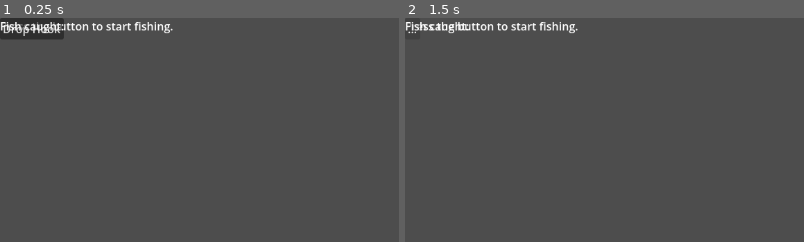
Above: before the commit, frames 1-2 (left to right).
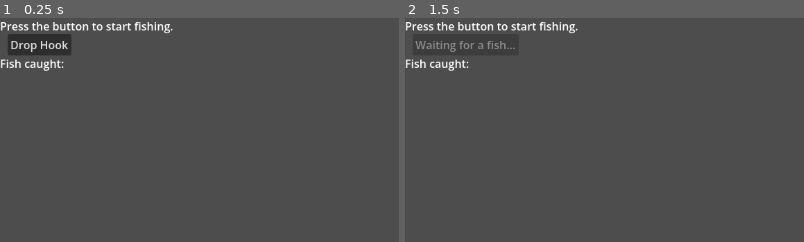
Above: after the commit, the same moments.

Repository: fehudma/godot_projects
Game: Godot game, scene res://Scenes/Main.tscn
Two runs of this game, one before a commit and one after it. Both use one fixed random seed, a clock stepped at 60 frames per second and the inputs below.
Inputs (mouse positions are % of the whole screen's width and height, from its top left):
- Up to frame 1 (0.25 s): no input
- Up to frame 2 (1.5 s): click "Drop Hook" at 0.5 s; click (1, 2) at 1.25 s, where only the run before the commit has a clickable "..."
The pictures show only the part of the screen within x 0-50%, y 0-50%; the shares and areas given below are measured in that part.

The runs differ from the first frame. In frame 1, 2.3% of the frame differs, in the area x 0-18%, y 0-24%; in frame 2, 0.9%.

Commit message:
added timer until bite starts

Diff:
--- a/Scenes/Main.tscn
+++ b/Scenes/Main.tscn
@@ -17,14 +17,23 @@
 
 [node name="ActionButton" type="Button" parent="." unique_id=270715807]
 layout_mode = 0
-offset_right = 8.0
-offset_bottom = 8.0
+offset_left = 11.0
+offset_top = 23.0
+offset_right = 103.0
+offset_bottom = 54.0
 text = "Drop Hook"
 
 [node name="ScoreLabel" type="Label" parent="." unique_id=1125970195]
 layout_mode = 0
-offset_right = 40.0
-offset_bottom = 23.0
+offset_top = 54.0
+offset_right = 97.0
+offset_bottom = 77.0
 text = "Fish caught: "
 
+[node name="BiteTimer" type="Timer" parent="." unique_id=879209207]
+one_shot = true
+
+[node name="CatchTimer" type="Timer" parent="." unique_id=426701782]
+
 [connection signal="pressed" from="ActionButton" to="." method="_on_action_button_pressed"]
+[connection signal="timeout" from="BiteTimer" to="." method="_on_bite_timer_timeout"]
--- a/Scenes/main.gd
+++ b/Scenes/main.gd
@@ -3,11 +3,12 @@
 @onready var status_label: Label = $StatusLabel
 @onready var action_button: Button = $ActionButton
 @onready var score_label: Label = $ScoreLabel
+@onready var bite_timer: Timer = $BiteTimer
 
 
 # Called when the node enters the scene tree for the first time.
 func _ready() -> void:
-	pass # Replace with function body.
+	randomize()
 
 
 # Called every frame. 'delta' is the elapsed time since the previous frame.
@@ -18,6 +19,14 @@
 
 func _on_action_button_pressed() -> void:
 	print("Action button pressed")
-	action_button.text = "..."
-	#TODO Temporarily disable the button after the hook is dropped.
-	# action_button.disabled = true
+	action_button.text = "Waiting for a fish..."
+	action_button.disabled = true
+
+	var wait_time := randf_range(2.0, 6.0)
+	bite_timer.start(wait_time)
+
+
+func _on_bite_timer_timeout() -> void:
+	action_button.disabled = false
+	status_label.text = "A fish is biting! Raise the hook!"
+	action_button.text = "Raise the hook!"
